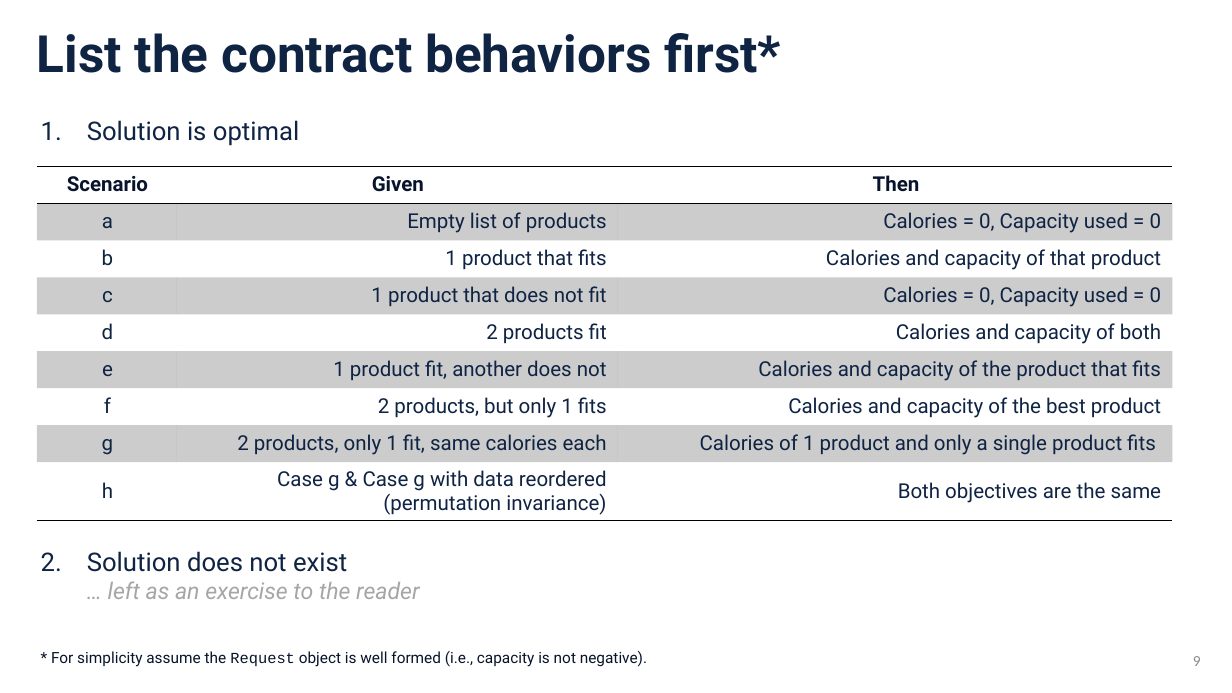
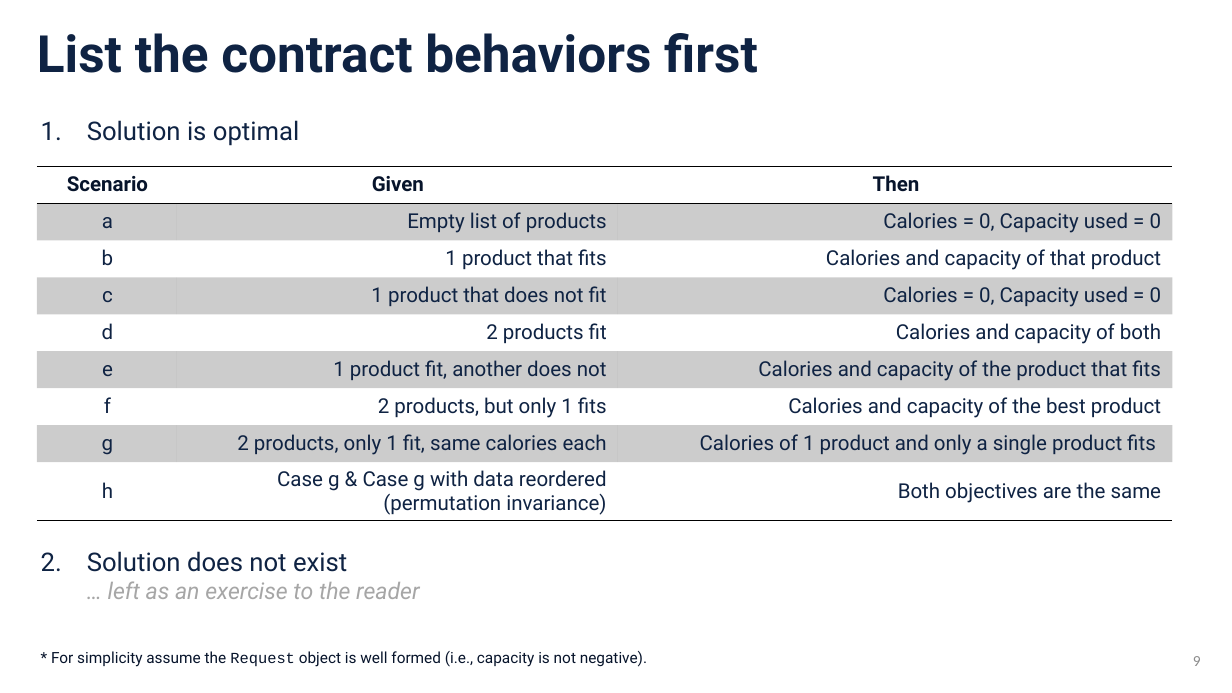
Before and after one commit to sefop/sefop-training-hub, a slide deck: slide 9 of workshops/2026-11-01-informs-annual-meeting/SEFOP Informs Annual Meeting 2026.pptx. Drawn at 1232x693 pixels with LibreOffice and Linux fonts; fonts in the diff are those of the drawing. Boxes give left, top, right and bottom in pixels: in the first picture for what was removed or moved away, otherwise in the second. Text is boxed around its words. In the diff, an @@ line names an element or a change of style, - is before the commit and + after.

```diff
--- a/workshops/2026-11-01-informs-annual-meeting/SEFOP Informs Annual Meeting 2026.pptx
+++ b/workshops/2026-11-01-informs-annual-meeting/SEFOP Informs Annual Meeting 2026.pptx
@@ text at [37,33,758,73]: text changed @@
-List the contract behaviors first*
+List the contract behaviors first
```
Also in this commit, not shown: 2 other files.
